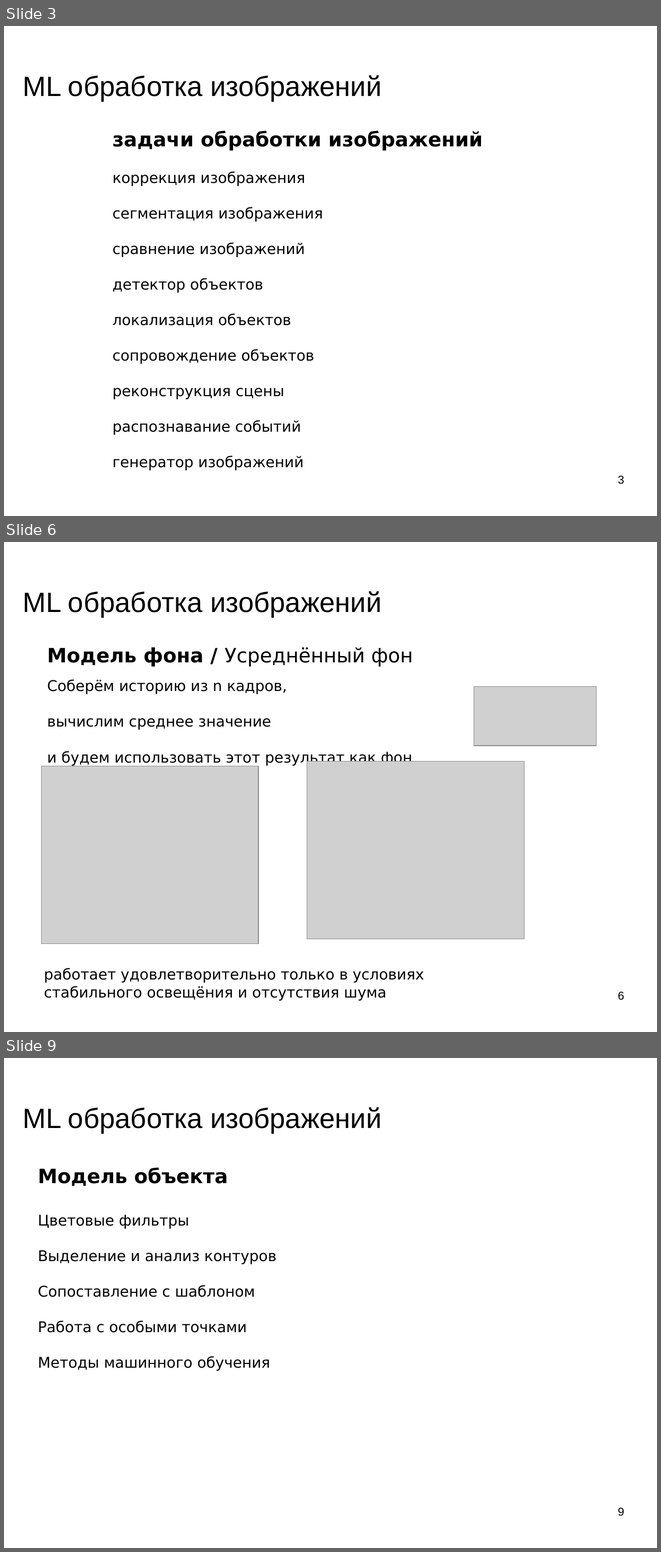
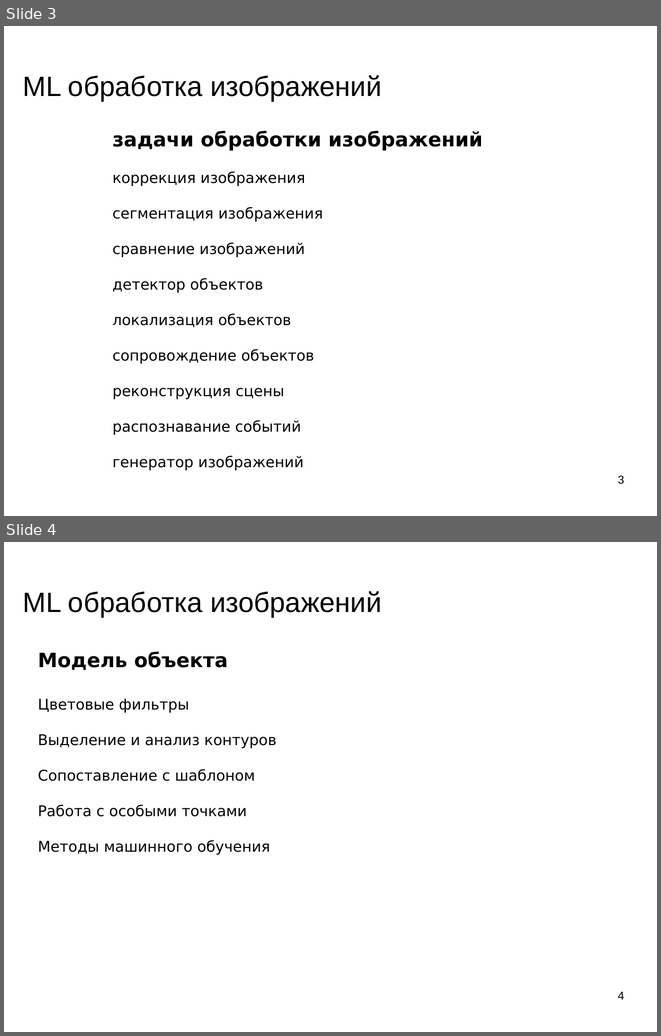
Before and after one commit to mechanoid5/ml_lectorium_legacy, a slide deck: 22-img-proc.odp. Shown one above the other, each under a label of ours: slides 3, 6 and 9 before the commit, slides 3 and 4 after it; the slides between them are not shown. The pictures are 661x1552 and 661x1036 pixels, drawn with LibreOffice and Linux fonts; fonts in the diff are those of the drawing; grey boxes stand for pictures; background and template pictures are left out. Boxes give left, top, right and bottom in pixels: in the first picture for what was removed or moved away, otherwise in the second. Text is boxed around its words. In the diff, an @@ line names an element or a change of style, - is before the commit and + after.

```diff
--- a/22-img-proc.odp
+++ b/22-img-proc.odp
@@ slide 6 removed at [4,542,657,1032], background picture (left out) @@
@@ title removed at [23,591,381,618] @@
-ML обработка изображений
@@ text removed at [47,647,413,765] @@
-Модель фона / Усреднённый фон
-Соберём историю из n кадров,
-вычислим среднее значение
-и будем использовать этот результат как фон
@@ picture removed at [474,687,597,746] @@
@@ picture removed at [307,761,525,939] @@
@@ picture removed at [41,766,259,944] @@
@@ text removed at [44,968,424,1000] @@
-работает удовлетворительно только в условиях стабильного освещёния и отсутствия шума
@@ page number removed at [618,991,624,1000] @@
-6
@@ what was slide 9 is now slide 4 @@
@@ page number at [618,991,624,999]: text changed @@
-9
+4
```
Also in this commit, not shown: 4 slides changed, 6 other slides removed, 50 other files.
